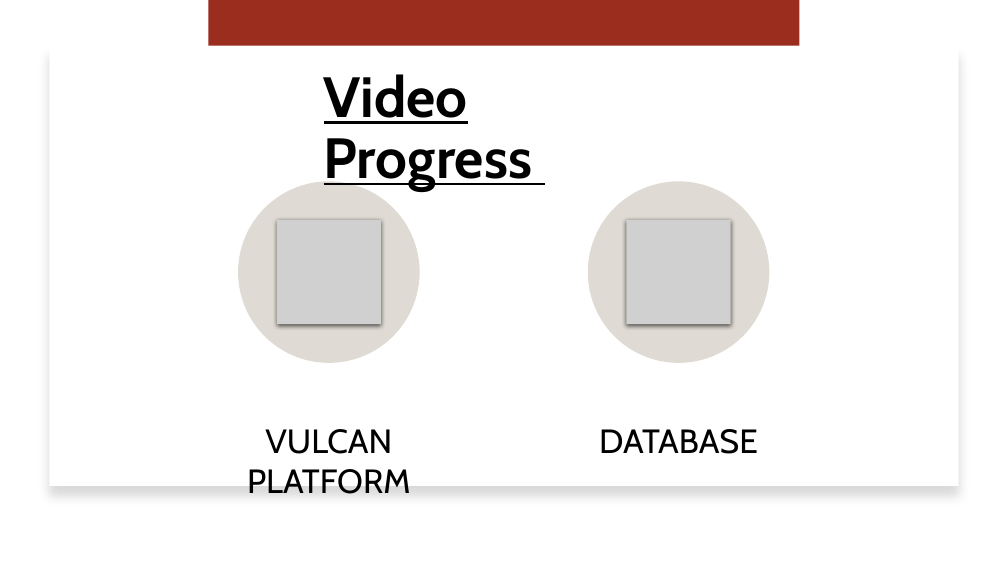
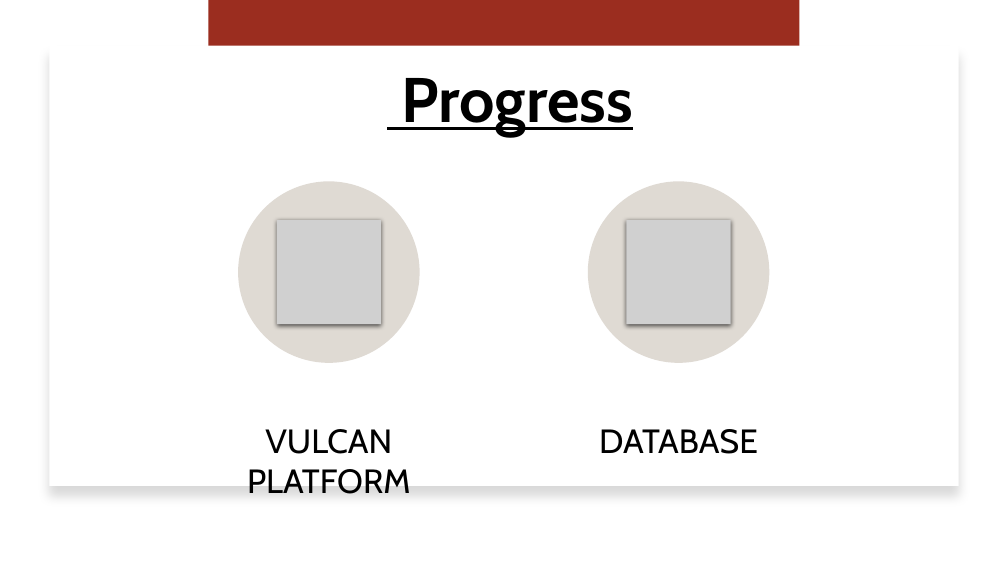
Before and after one commit to jjdeuce06/VulcanActivityTracker, a slide deck: slide 5 of Documentation/Weekly Report/week6/CMSC-4920-Group2-Week6.pptx. Drawn at 1008x567 pixels with LibreOffice and Linux fonts; fonts in the diff are those of the drawing; grey boxes stand for pictures. Boxes give left, top, right and bottom in pixels: in the first picture for what was removed or moved away, otherwise in the second. Text is boxed around its words. In the diff, an @@ line names an element or a change of style, - is before the commit and + after.

```diff
--- a/Documentation/Weekly Report/week6/CMSC-4920-Group2-Week6.pptx
+++ b/Documentation/Weekly Report/week6/CMSC-4920-Group2-Week6.pptx
@@ title at (401, 78, 633, 137): text changed; size 54 to 60 pt @@
-Video Progress
+Progress
```
Also in this commit, not shown: 2 other slides changed, 4 slides added, 1 other file.
